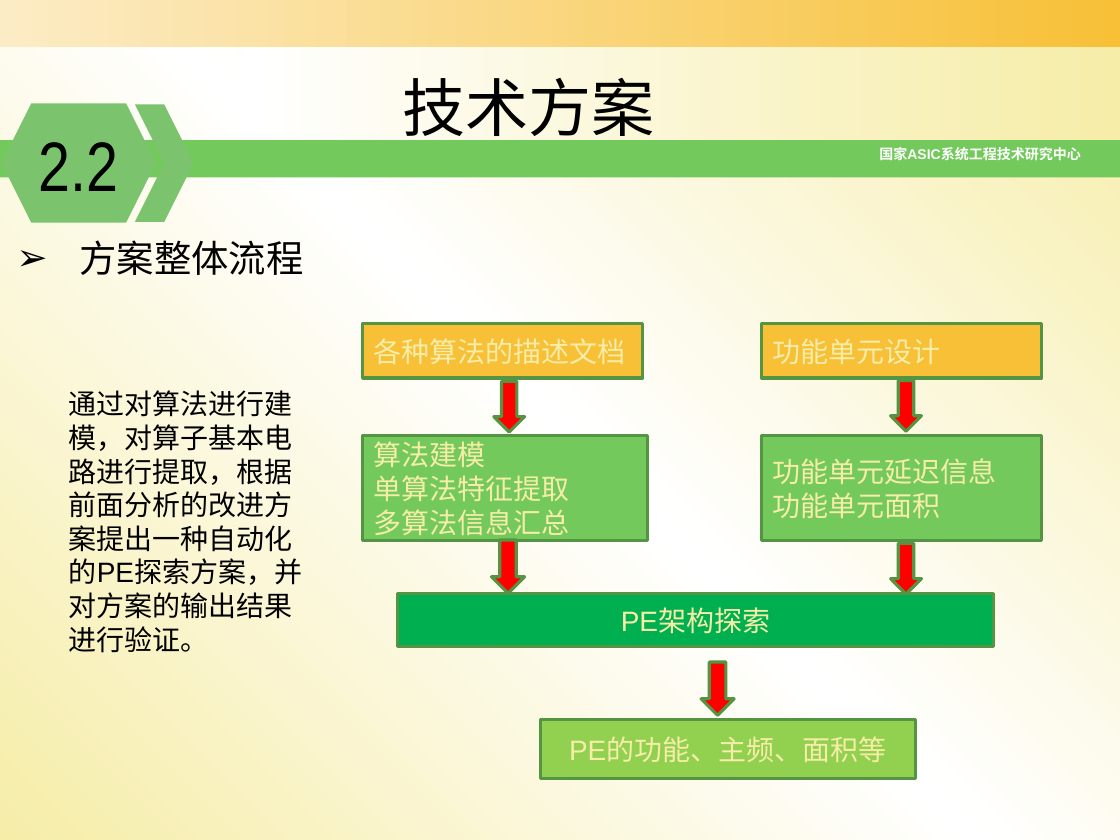
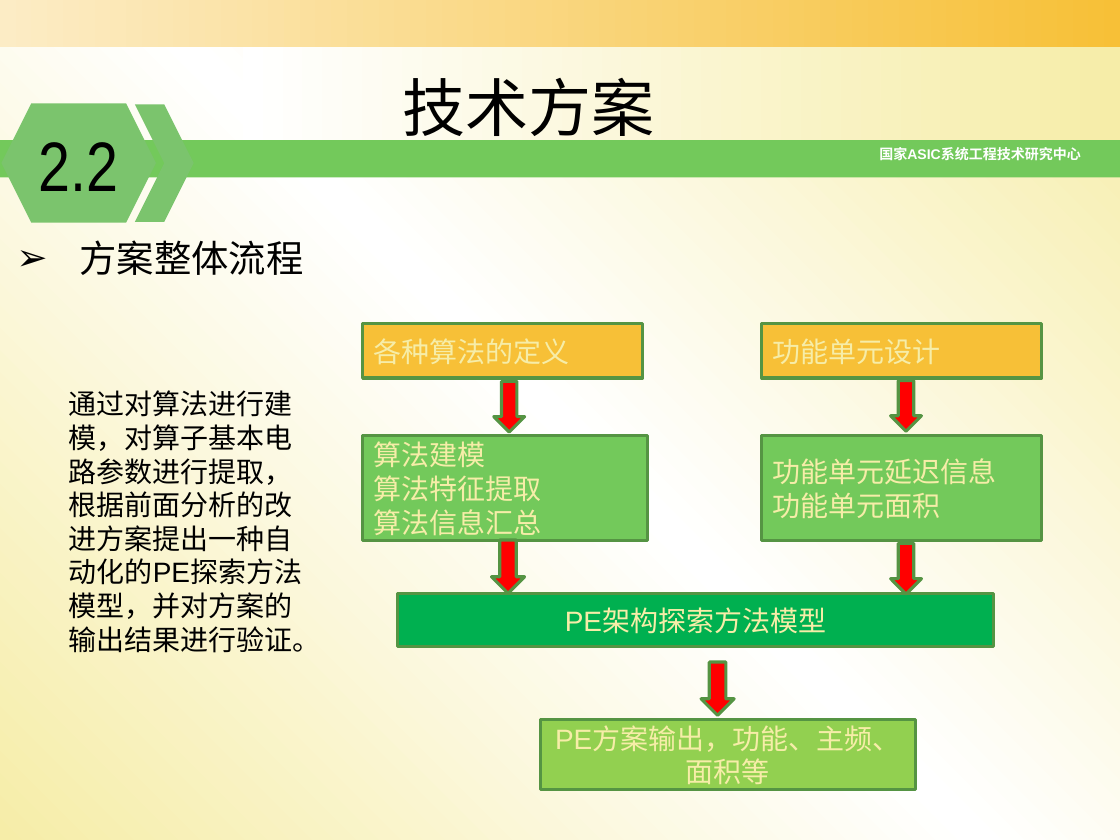
Before and after one commit to zdyzhan/bishe, a slide deck: slide 14 of 开题报告_131199李小泉11_18.pptx. Drawn at 1120x840 pixels with LibreOffice and Linux fonts; fonts in the diff are those of the drawing; background and template pictures are left out. Boxes give left, top, right and bottom in pixels: in the first picture for what was removed or moved away, otherwise in the second. Text is boxed around its words. In the diff, an @@ line names an element or a change of style, - is before the commit and + after.

```diff
--- a/开题报告_131199李小泉11_18.pptx
+++ b/开题报告_131199李小泉11_18.pptx
@@ text in rectangle at [374, 338, 570, 364]: text changed @@
-各种算法的描述文档
+各种算法的定义
@@ text at [69, 390, 321, 653]: text changed @@
-通过对算法进行建模，对算子基本电路进行提取，根据前面分析的改进方案提出一种自动化的PE探索方案，并对方案的输出结果进行验证。
+通过对算法进行建模，对算子基本电路参数进行提取，根据前面分析的改进方案提出一种自动化的PE探索方法模型，并对方案的输出结果进行验证。
@@ text in rectangle at [374, 475, 542, 541]: text changed @@
-单算法特征提取
-多算法信息汇总
+算法特征提取
+算法信息汇总
@@ text in rectangle at [565, 609, 826, 634]: text changed @@
-PE架构探索
+PE架构探索方法模型
@@ rectangle "PE方案输出，功能、主频、面积等": place and size @@
-rectangle "PE方案输出，功能、主频、面积等" at [540, 719, 915, 778]
+rectangle "PE方案输出，功能、主频、面积等" at [540, 719, 915, 790]
@@ text in rectangle at [555, 727, 900, 790]: text changed @@
-PE的功能、主频、面积等
+PE方案输出，功能、主频、面积等
```
Also in this commit, not shown: 23 other slides changed, 1 other file.
